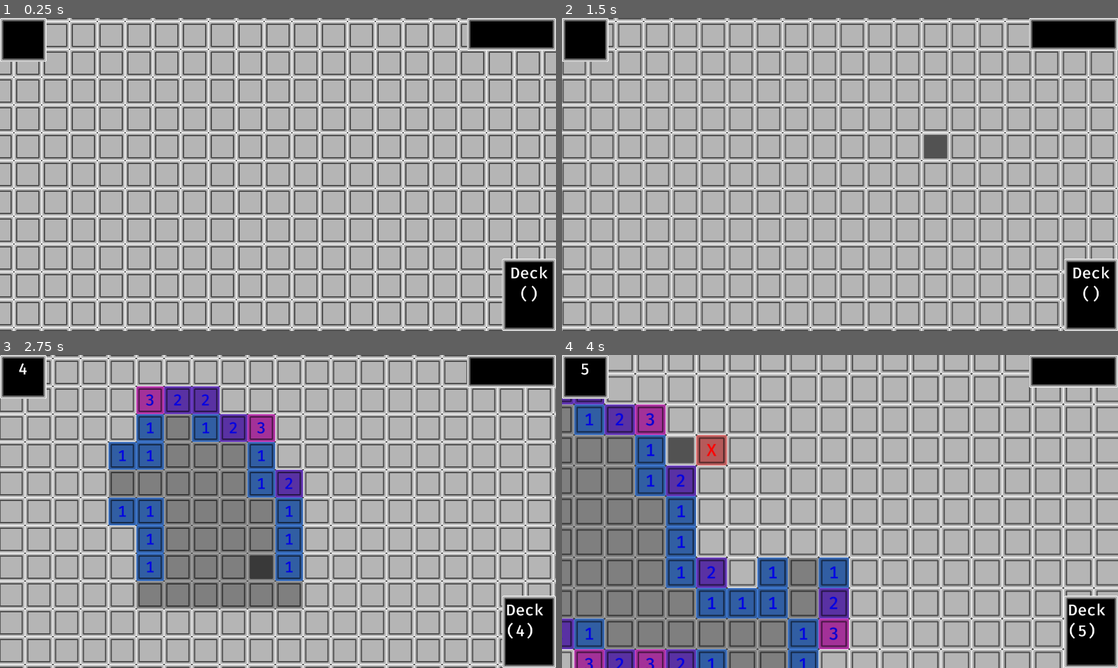
Above: before the commit, frames 1-4 (two rows, left to right).
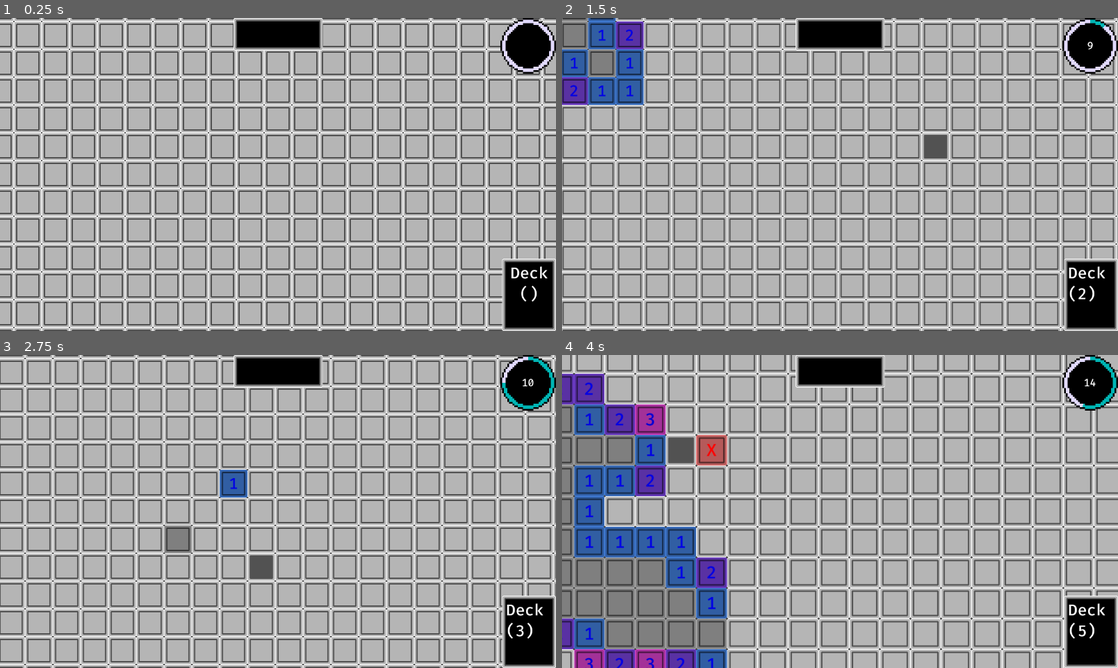
Above: after the commit, the same moments.

Repository: bjornarprytz/mine-sweeter
Game: Godot game, scene res://main.tscn
Two runs of this game, one before a commit and one after it. Both use one fixed random seed, a clock stepped at 60 frames per second and the inputs below.
Inputs (mouse positions are in pixels of both pictures, inside the frame that each line leads up to):
- Up to frame 1 (0.25 s): no input
- Up to frame 2 (1.5 s): click (589, 36) at 0.52 s; move the mouse to (962, 158) at 1.27 s; hold D (move_right) from 1.28 s (still down); hold Middle mouse button (drag) from 1.28 s (still down); click (962, 158) at 1.42 s
- Up to frame 3 (2.75 s): release D (move_right) at 2 s; release Middle mouse button (drag) at 2 s; drag from (166, 527) to (250, 574) at 2.02 s
- Up to frame 4 (4 s): move the mouse to (895, 442) at 2.77 s; hold D (move_right) 2.78-3.5 s; hold Mouse wheel up (zoom_in) 2.78-3.5 s; click (895, 442) at 2.92 s; drag from (812, 574) to (673, 464) at 3.52 s

The runs differ from the first frame. In frame 1, 4.3% of the frame differs, in the area x 0-100%, y 0-18%; in frame 2, 7.5%; in frame 3, 24%, in the area x 0-100%, y 0-90%; in frame 4, 17%.

Commit message:
juice progress and cell

Diff:
--- a/src/cell.gd
+++ b/src/cell.gd
@@ -122,6 +122,7 @@
 @onready var check: Sprite2D = %Check
 @onready var solve: Sprite2D = %Solve
 @onready var scored: Sprite2D = %Scored
+@onready var score_highlight: CPUParticles2D = %ScoreHighlight
 @onready var coords_debug: RichTextLabel = $CoordsDebug
 
 func _ready() -> void:
@@ -136,6 +137,9 @@
 	if !_is_neighbour(cell):
 		return
 	_update_hint()
+
+func highlight(on: bool):
+	score_highlight.emitting = on
 
 func reveal(force: bool = false):
 	if !is_hidden and !force:
@@ -337,3 +341,17 @@
 
 	# A cell is a neighbor if it's adjacent horizontally, vertically, or diagonally. dy and dx can't both be 0
 	return dx <= 1 and dy <= 1 and (dx != 0 or dy != 0)
+
+
+func _on_button_mouse_entered() -> void:
+	if !is_scorable:
+		return
+
+	for n in map.get_neighbors(self):
+		if n.is_flagged and !n.is_scored:
+			n.highlight(true)
+
+
+func _on_button_mouse_exited() -> void:
+	for n in map.get_neighbors(self):
+		n.highlight(false)
--- a/src/cell.tscn
+++ b/src/cell.tscn
@@ -1,10 +1,15 @@
-[gd_scene load_steps=6 format=3 uid="uid://c56h7duus2w00"]
+[gd_scene load_steps=7 format=3 uid="uid://c56h7duus2w00"]
 
 [ext_resource type="Script" path="res://cell.gd" id="1_tp1ua"]
 [ext_resource type="Theme" uid="uid://bhttketftlysp" path="res://global_theme.tres" id="2_mc104"]
 [ext_resource type="Texture2D" uid="uid://dqnvw6wkptehh" path="res://assets/ok-2307342_1280.png" id="3_cqlfs"]
 [ext_resource type="Texture2D" uid="uid://cfmwg40thifnj" path="res://assets/circle.png" id="4_a0aar"]
 [ext_resource type="Texture2D" uid="uid://b3dojbv7i1k6q" path="res://assets/star.png" id="5_db5xf"]
+
+[sub_resource type="Curve" id="Curve_37b68"]
+min_value = -1.0
+_data = [Vector2(0.0117647, -0.468085), 0.0, 0.0, 0, 0, Vector2(1, 1), 0.0, 0.0, 0, 0]
+point_count = 2
 
 [node name="Cell" type="Node2D"]
 script = ExtResource("1_tp1ua")
@@ -66,6 +71,25 @@
 scale = Vector2(0.140625, 0.140625)
 texture = ExtResource("5_db5xf")
 
+[node name="ScoreHighlight" type="CPUParticles2D" parent="."]
+unique_name_in_owner = true
+emitting = false
+amount = 6
+lifetime = 2.0
+explosiveness = 0.3
+texture = ExtResource("5_db5xf")
+emission_shape = 3
+emission_rect_extents = Vector2(28, 28)
+direction = Vector2(0, -1)
+spread = 30.0
+gravity = Vector2(0, -10)
+scale_amount_min = 0.05
+scale_amount_max = 0.1
+color = Color(0.901961, 1, 0.396078, 1)
+hue_variation_min = -0.3
+hue_variation_max = 0.3
+hue_variation_curve = SubResource("Curve_37b68")
+
 [node name="CoordsDebug" type="RichTextLabel" parent="."]
 visible = false
 offset_left = -22.0
@@ -81,3 +105,5 @@
 autowrap_mode = 0
 
 [connection signal="gui_input" from="Button" to="." method="_on_button_gui_input"]
+[connection signal="mouse_entered" from="Button" to="." method="_on_button_mouse_entered"]
+[connection signal="mouse_exited" from="Button" to="." method="_on_button_mouse_exited"]
--- a/src/main.gd
+++ b/src/main.gd
@@ -1,6 +1,7 @@
 extends Node2D
 
 @onready var score_label: RichTextLabel = %ScoreLabel
+@onready var exp_progress: TextureProgressBar = %ExpProgress
 @onready var exp_label: RichTextLabel = %ExpLabel
 
 @onready var map: Map = %Map
@@ -28,15 +29,19 @@
 	camera.position = map.get_center_cell().position
 
 func _on_cell_revealed(cell: Cell):
-
 	experience -= 1
 	exp_label.clear()
-	exp_label.append_text("[center]%s[/center]" % str(experience))
+	exp_label.append_text("[center]%s[/center]" % str(next_level - experience))
 
 	if experience <= 0:
 		next_level += 2
 		experience = next_level
+		exp_progress.max_value = next_level
 		deck.add_card(Card.Data.good())
+
+
+	var tween = create_tween()
+	tween.tween_property(exp_progress, "value", next_level - experience, 0.5).set_trans(Tween.TRANS_CUBIC).set_ease(Tween.EASE_OUT)
 
 
 	if cell.number > 0 or cell.is_mine or cell.is_flagged:
@@ -50,11 +55,17 @@
 func _on_mine_tripped(_mine: Cell):
 	var mine_value: int = 2 # TODO: Change this
 
-	var cards = deck.pop_cards(mine_value)
 
-	if deck.cards.size() == 0:
-		score_label.clear()
-		score_label.append_text("[center][color=purple]You lose![/color][/center]")
+	if randf() < .5:
+		# Mill
+		var cards = deck.pop_cards(mine_value)
+		if deck.cards.size() == 0:
+			score_label.clear()
+			score_label.append_text("[center][color=purple]You lose![/color][/center]")
+	else:
+		# Add junk
+		for i in range(mine_value):
+			deck.add_card(Card.Data.bad())
 
 func _on_mines_confirmed(mines: Array[Cell]):
 	if mines.size() == 0:
@@ -64,7 +75,12 @@
 
 	var mine_value: int = 1 # TODO: Change this
 
-	var result = await card_scoring.score_cards(deck.pop_cards(mine_value * mines.size()))
+	var cards_to_score = deck.pop_cards(mine_value * mines.size())
+
+	var result = await card_scoring.score_cards(cards_to_score)
+
+	for card in cards_to_score:
+		deck.add_card(card)
 
 	card_scoring.hide()
 
--- a/src/main.tscn
+++ b/src/main.tscn
@@ -1,10 +1,12 @@
-[gd_scene load_steps=6 format=3 uid="uid://cgrejd4v5ywd3"]
+[gd_scene load_steps=8 format=3 uid="uid://cgrejd4v5ywd3"]
 
 [ext_resource type="Script" path="res://main.gd" id="1_30g2o"]
 [ext_resource type="Script" path="res://camera.gd" id="2_gi7hc"]
 [ext_resource type="PackedScene" uid="uid://cx0f7aqu2rweo" path="res://deck.tscn" id="2_skvlw"]
 [ext_resource type="PackedScene" uid="uid://l0fykk82x6xx" path="res://map.tscn" id="3_sidb8"]
 [ext_resource type="PackedScene" uid="uid://c078gtukoewfd" path="res://card_scoring.tscn" id="3_vv2er"]
+[ext_resource type="Texture2D" uid="uid://cfmwg40thifnj" path="res://assets/circle.png" id="4_cvydt"]
+[ext_resource type="Texture2D" uid="uid://8likk7rh2t0d" path="res://assets/ring.png" id="4_xyq7o"]
 
 [node name="Main" type="Node2D"]
 script = ExtResource("1_30g2o")
@@ -26,24 +28,60 @@
 grow_vertical = 0
 
 [node name="ScoreContainer" type="PanelContainer" parent="CanvasLayer"]
-anchors_preset = 1
-anchor_left = 1.0
-anchor_right = 1.0
-offset_left = -205.0
+anchors_preset = 5
+anchor_left = 0.5
+anchor_right = 0.5
+offset_left = -102.5
+offset_right = 102.5
 offset_bottom = 75.0
-grow_horizontal = 0
+grow_horizontal = 2
 
 [node name="ScoreLabel" type="RichTextLabel" parent="CanvasLayer/ScoreContainer"]
 unique_name_in_owner = true
 layout_mode = 2
 
-[node name="ExpContainer" type="PanelContainer" parent="CanvasLayer"]
-offset_right = 107.0
-offset_bottom = 101.0
+[node name="ExpProgress" type="TextureProgressBar" parent="CanvasLayer"]
+unique_name_in_owner = true
+anchors_preset = 1
+anchor_left = 1.0
+anchor_right = 1.0
+offset_left = -128.0
+offset_bottom = 128.0
+grow_horizontal = 0
+fill_mode = 4
+texture_under = ExtResource("4_xyq7o")
+texture_progress = ExtResource("4_xyq7o")
+tint_under = Color(0.884592, 0.85503, 0.999621, 1)
+tint_progress = Color(2.02149e-06, 0.71236, 0.710543, 1)
 
-[node name="ExpLabel" type="RichTextLabel" parent="CanvasLayer/ExpContainer"]
+[node name="MarginContainer" type="MarginContainer" parent="CanvasLayer/ExpProgress"]
+show_behind_parent = true
+layout_mode = 1
+anchors_preset = 15
+anchor_right = 1.0
+anchor_bottom = 1.0
+grow_horizontal = 2
+grow_vertical = 2
+theme_override_constants/margin_left = 10
+theme_override_constants/margin_top = 10
+theme_override_constants/margin_right = 10
+theme_override_constants/margin_bottom = 10
+
+[node name="TextureRect" type="TextureRect" parent="CanvasLayer/ExpProgress/MarginContainer"]
+self_modulate = Color(0, 0, 0, 1)
+layout_mode = 2
+texture = ExtResource("4_cvydt")
+expand_mode = 1
+
+[node name="CenterContainer" type="CenterContainer" parent="CanvasLayer/ExpProgress/MarginContainer"]
+layout_mode = 2
+
+[node name="ExpLabel" type="RichTextLabel" parent="CanvasLayer/ExpProgress/MarginContainer/CenterContainer"]
 unique_name_in_owner = true
 layout_mode = 2
+theme_override_font_sizes/normal_font_size = 24
+fit_content = true
+autowrap_mode = 0
 
 [node name="CardScoring" parent="CanvasLayer" instance=ExtResource("3_vv2er")]
 unique_name_in_owner = true
Binary file added: src/assets/ring.png
Not shown, added: src/assets/ring.png.import
Not shown, changed: readme.md
